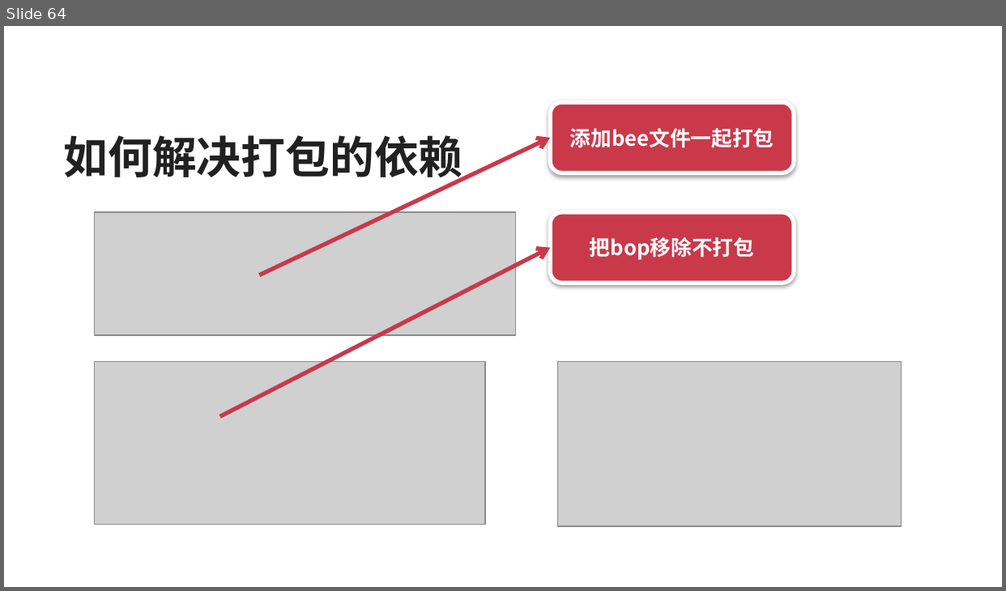
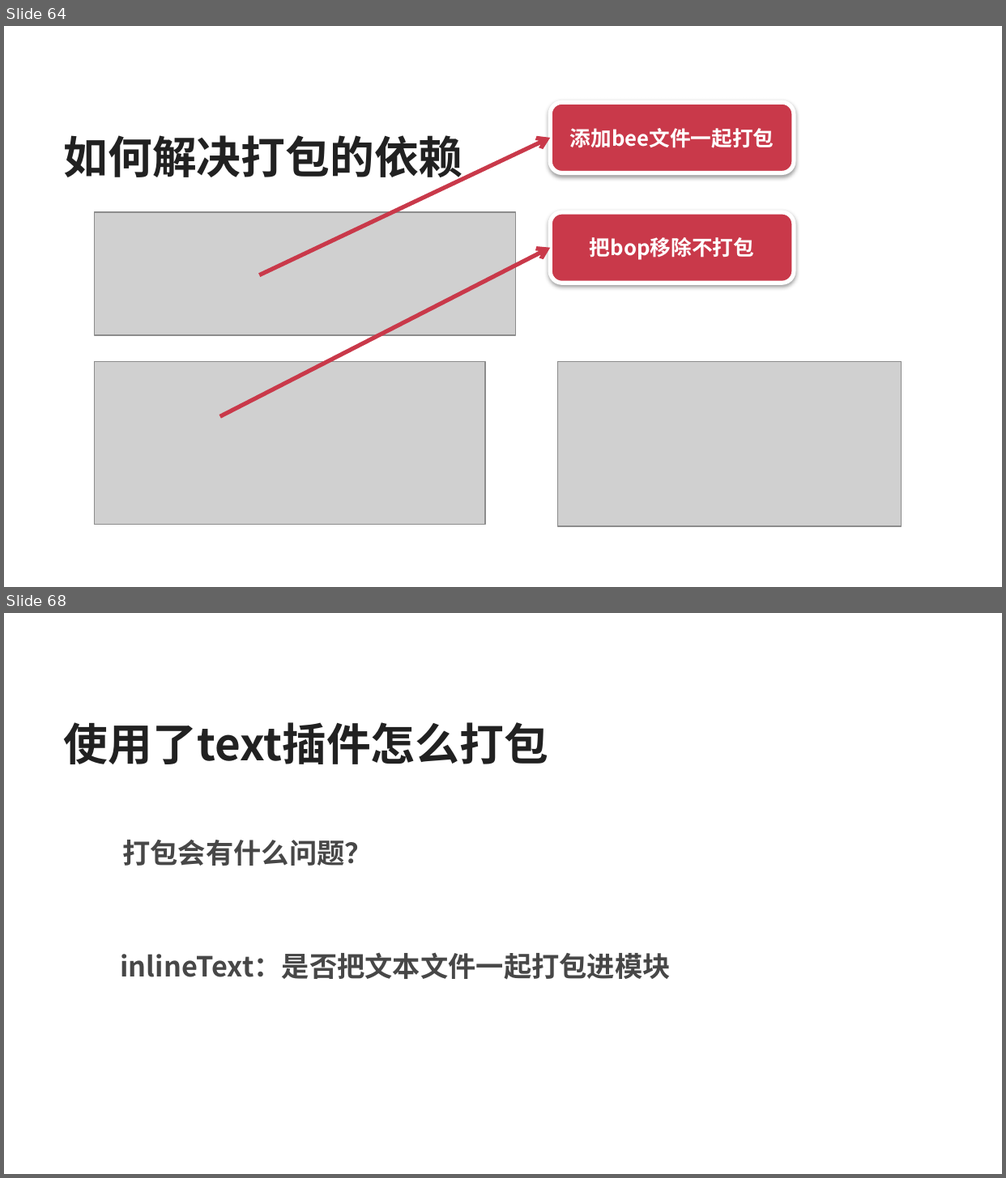
Before and after one commit to silvajs/lecturer, a slide deck: requirejs/doc/requirejs.pptx. Shown one above the other, each under a label of ours: slide 64 before the commit, slides 64 and 68 after it; the slides between them are not shown. The pictures are 1006x591 and 1006x1178 pixels, drawn with LibreOffice and Linux fonts; fonts in the diff are those of the drawing; grey boxes stand for pictures. Boxes give left, top, right and bottom in pixels: in the first picture for what was removed or moved away, otherwise in the second. Text is boxed around its words. In the diff, an @@ line names an element or a change of style, - is before the commit and + after.

```diff
--- a/requirejs/doc/requirejs.pptx
+++ b/requirejs/doc/requirejs.pptx
@@ slide 68 added at (x1=4, y1=613, x2=1002, y2=1174), background #FFFFFF @@
@@ text added at (x1=64, y1=722, x2=548, y2=764), 32 pt, text #212121, bold @@
+使用了text插件怎么打包
@@ text added at (x1=122, y1=840, x2=372, y2=866), 20 pt, text #474747, bold @@
+  打包会有什么问题？
@@ text added at (x1=121, y1=952, x2=671, y2=980), 20 pt, text #474747, bold @@
+  inlineText：是否把文本文件一起打包进模块
```
Also in this commit, not shown: 6 other slides added.
